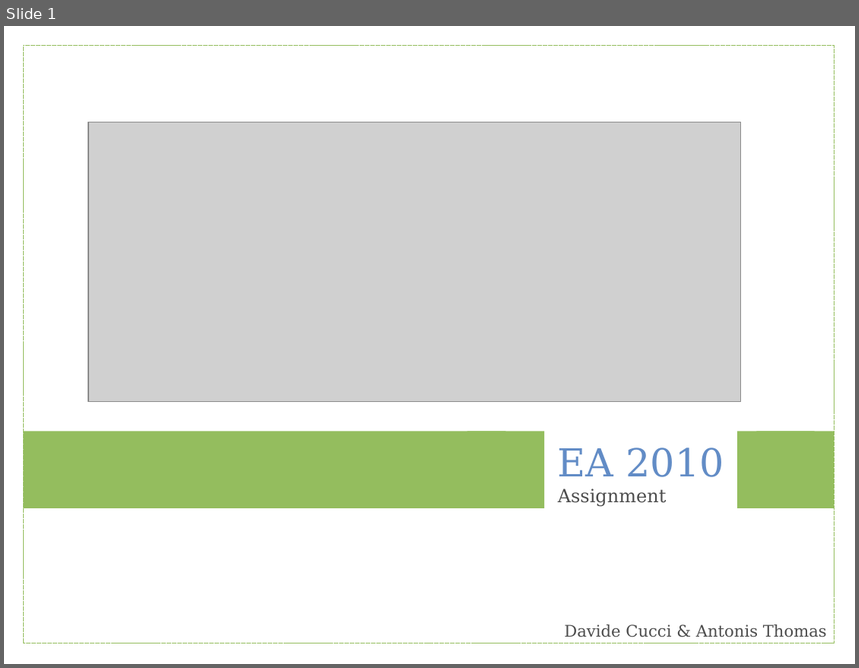
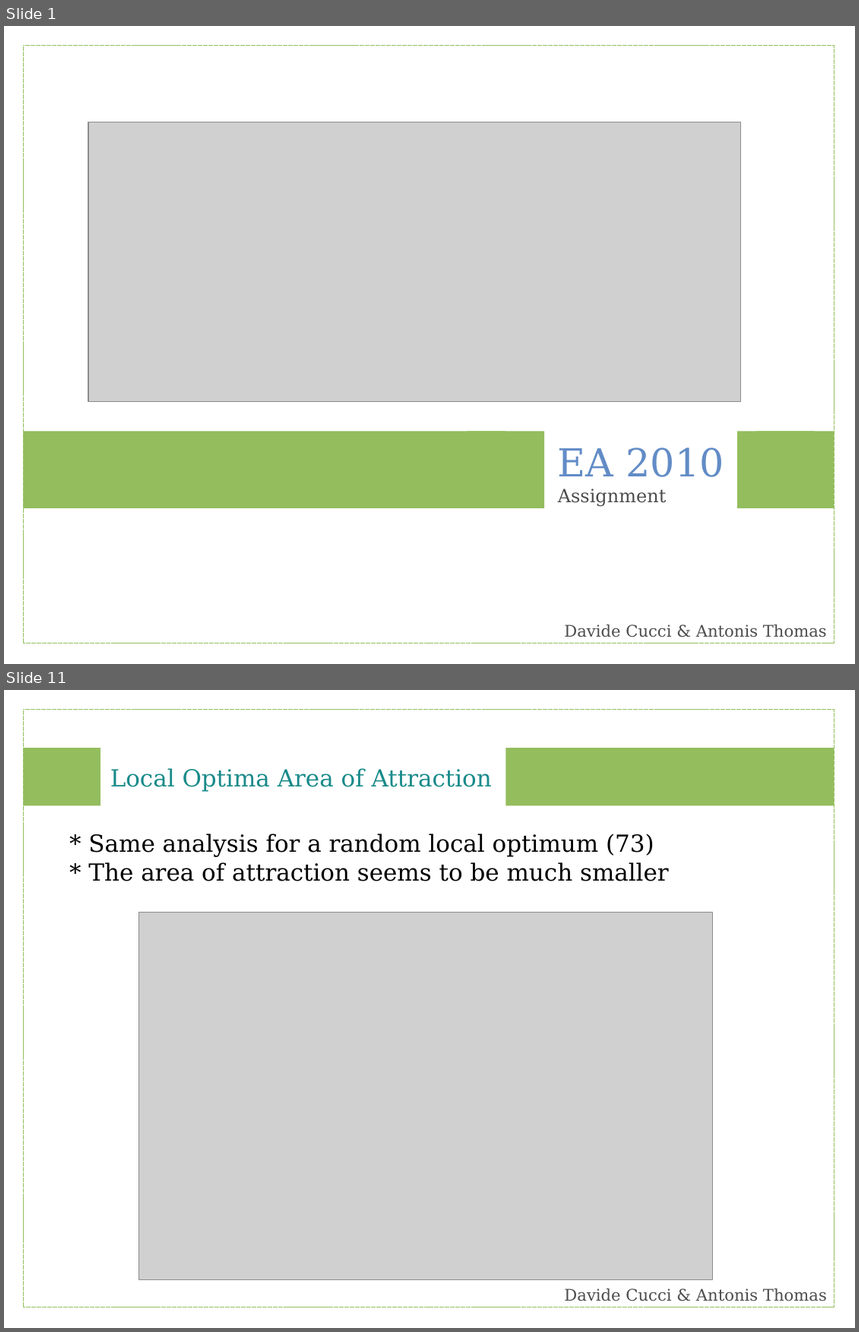
Before and after one commit to ufukhurriyetoglu/extreme-horsepower, a slide deck: EA2010/Report/eapres.odp. Shown one above the other, each under a label of ours: slide 1 before the commit, slides 1 and 11 after it; the slides between them are not shown. The pictures are 859x668 and 859x1332 pixels, drawn with LibreOffice and Linux fonts; fonts in the diff are those of the drawing; grey boxes stand for pictures. Boxes give left, top, right and bottom in pixels: in the first picture for what was removed or moved away, otherwise in the second. Text is boxed around its words. In the diff, an @@ line names an element or a change of style, - is before the commit and + after.

```diff
--- a/EA2010/Report/eapres.odp
+++ b/EA2010/Report/eapres.odp
@@ slide 11 added at box(4, 690, 855, 1328), background #FFFFFF @@
@@ rectangle added at box(23, 709, 835, 1308), outline #94BD5E 0 pt @@
@@ rectangle added at box(23, 748, 101, 806), fill #94BD5E @@
@@ rectangle added at box(506, 748, 835, 806), fill #94BD5E @@
@@ text added at box(110, 768, 492, 791), 22 pt, text #198A8A @@
+Local Optima Area of Attraction
@@ text added at box(88, 834, 669, 882), 22 pt, text #000000 @@
+* Same analysis for a random local optimum (73)
+* The area of attraction seems to be much smaller
@@ picture added at box(139, 913, 713, 1281) @@
@@ text added at box(564, 1289, 827, 1302), 15 pt, text #4C4C4C @@
+Davide Cucci & Antonis Thomas
```
Also in this commit, not shown: 1 slide changed, 19 other slides added, 15 slides removed.
